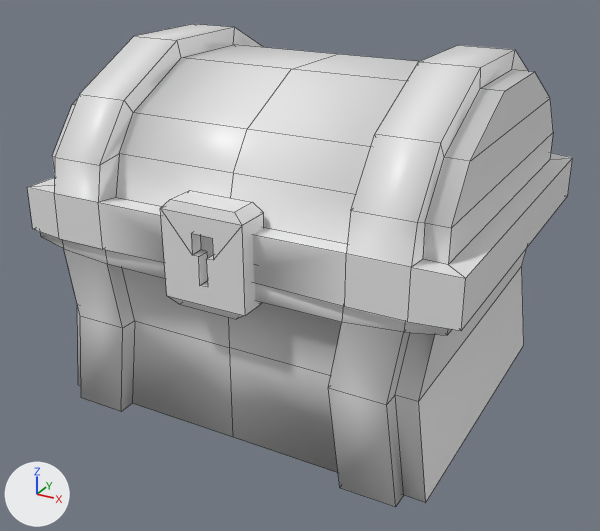
Renders of the FBX model Assets/Meshes/Chest.fbx from each side of a commit.
The view is the same before and after, from a 50 mm camera at (0.769, -1.447, 0.962) aimed at (0.004, -0.056, 0.267). Every picture has the same lights, and +X, +Y and +Z are marked at lower left. Mesh edges are drawn as thin lines. Vertices at the same position are counted once.

Names of what the first picture shows: 'Bottom', 'Lock', 'Top'.
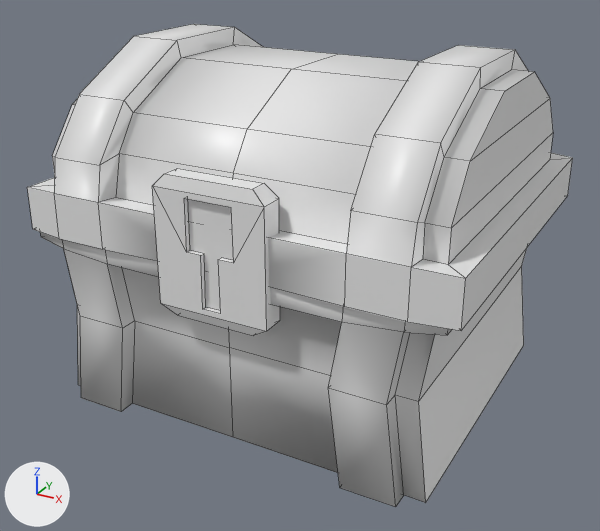
Commit message: Bigger lock

Scene script edits in JSON lines:
```json
{"block": "me_lock", "where": "me_lock.from_pydata(...)  # 32 vertices, 24 faces; spans x -0.4..0.4, y -0.4..0.665, z -0.471..0.484"}
{"block": "me_lock", "where": "# used by ob_lock; parent = ob_top; location = (-0.367, 0.00668, 0.0337); rotation_euler = (0.0, 0.0, -1.571), in degrees (0, 0, -90); scale = (0.206, 0.0622, 0.206)"}
{"block": "me_lock", "where": "# before: 0 (-0.4, -0.4, -0.4) at pixel (166, 295), 1 (-0.4, -0.4, 0.4) at pixel (160, 208), 4 (0.4, -0.4, -0.4) at pixel (245, 315), 5 (0.4, -0.4, 0.4) at pixel (242, 225), 9 (-0.29, -0.288, -0.471) at pixel (179, 304)"}
{"block": "me_lock", "where": "# before: 11 (0.29, -0.288, -0.471) at pixel (236, 319), 12 (-0.314, -0.314, 0.484) at pixel (170, 199), 15 (0.314, -0.314, 0.484) at pixel (234, 212)"}
{"block": "me_lock", "change": "me_lock part 1"}
{"op": "add", "block": "me_lock", "code": "for i in [0, 1, 4, 5, 9, 11, 12, 15]: me_lock.vertices[i].co += Vector((0.0, 0.309, 0.0))"}
{"op": "set", "path": "me_lock.vertices[16].co", "old": "(-0.1, -0.4, 0.238)", "new": "(-0.164, -0.091, 0.359)", "note": "pixel (191, 233) -> pixel (183, 198)"}
{"op": "set", "path": "me_lock.vertices[17].co", "old": "(0.105, -0.4, 0.234)", "new": "(0.17, -0.091, 0.359)", "note": "pixel (212, 238) -> pixel (230, 207)"}
{"op": "set", "path": "me_lock.vertices[18].co", "old": "(0.107, -0.4, 0.037)", "new": "(0.173, -0.091, 0.004)", "note": "pixel (213, 260) -> pixel (233, 263)"}
{"op": "set", "path": "me_lock.vertices[19].co", "old": "(0.04, -0.4, 0.036)", "new": "(0.064, -0.091, 0.002)", "note": "pixel (206, 259) -> pixel (217, 259)"}
{"op": "set", "path": "me_lock.vertices[20].co", "old": "(0.041, -0.4, -0.222)", "new": "(0.065, -0.091, -0.365)", "note": "pixel (207, 287) -> pixel (220, 313)"}
{"op": "set", "path": "me_lock.vertices[21].co", "old": "(-0.041, -0.4, -0.225)", "new": "(-0.067, -0.091, -0.365)", "note": "pixel (199, 285) -> pixel (202, 309)"}
{"op": "set", "path": "me_lock.vertices[22].co", "old": "(-0.037, -0.4, 0.04)", "new": "(-0.061, -0.091, 0.004)", "note": "pixel (198, 256) -> pixel (200, 255)"}
{"op": "set", "path": "me_lock.vertices[23].co", "old": "(-0.104, -0.4, 0.041)", "new": "(-0.17, -0.091, 0.006)", "note": "pixel (192, 255) -> pixel (186, 252)"}
{"op": "set", "path": "me_lock.vertices[24].co", "old": "(-0.1, 0.018, 0.238)", "new": "(-0.164, 0.067, 0.359)"}
{"op": "set", "path": "me_lock.vertices[25].co", "old": "(0.105, 0.018, 0.234)", "new": "(0.17, 0.067, 0.359)"}
{"op": "set", "path": "me_lock.vertices[26].co", "old": "(0.107, 0.018, 0.037)", "new": "(0.173, 0.067, 0.004)"}
{"op": "set", "path": "me_lock.vertices[27].co", "old": "(0.04, 0.018, 0.036)", "new": "(0.064, 0.067, 0.002)", "note": "not seen -> pixel (221, 257)"}
{"op": "set", "path": "me_lock.vertices[28].co", "old": "(0.041, 0.018, -0.222)", "new": "(0.065, 0.067, -0.365)"}
{"op": "set", "path": "me_lock.vertices[29].co", "old": "(-0.041, 0.018, -0.225)", "new": "(-0.067, 0.067, -0.365)", "note": "not seen -> pixel (205, 307)"}
{"op": "set", "path": "me_lock.vertices[30].co", "old": "(-0.037, 0.018, 0.04)", "new": "(-0.061, 0.067, 0.004)", "note": "pixel (207, 251) -> pixel (204, 253)"}
{"op": "set", "path": "me_lock.vertices[31].co", "old": "(-0.104, 0.018, 0.041)", "new": "(-0.17, 0.067, 0.006)", "note": "pixel (200, 249) -> pixel (189, 250)"}
{"op": "set", "path": "ob_lock.scale", "old": "(0.206, 0.0622, 0.206)", "new": "(0.281, 0.0622, 0.281)"}
```

Changed parts and their boxes [x1, y1, x2, y2] in the pictures (600 x 531 px):
```json
{"object": "Lock", "change": "reshaped, rescaled", "before": [160, 190, 264, 319], "after": [152, 168, 280, 336], "on screen": "23% wider, 30% taller"}
```
